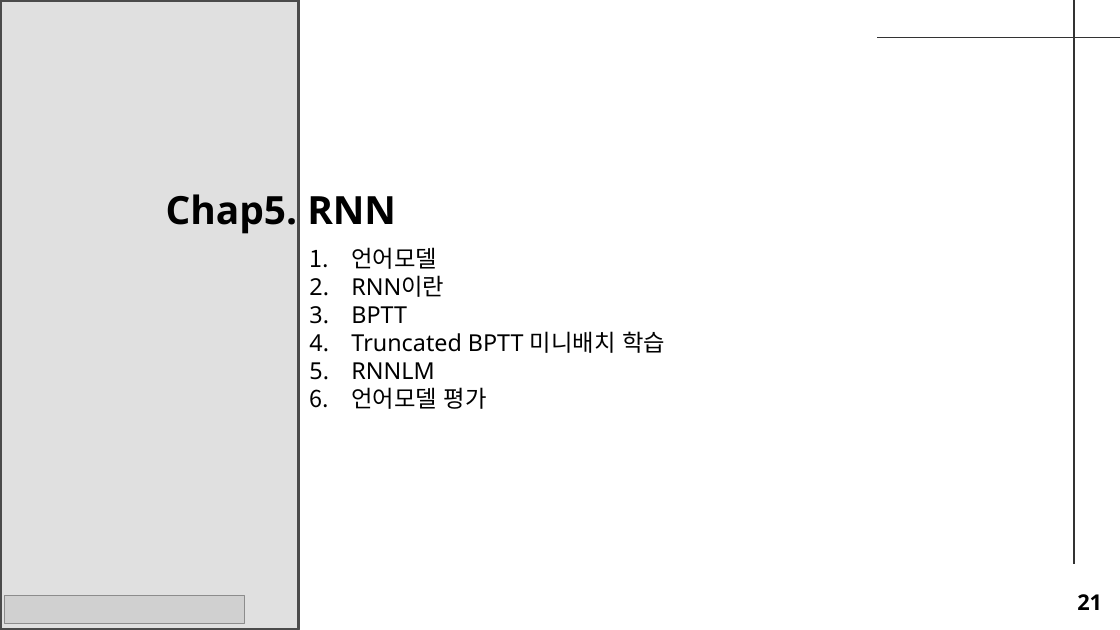
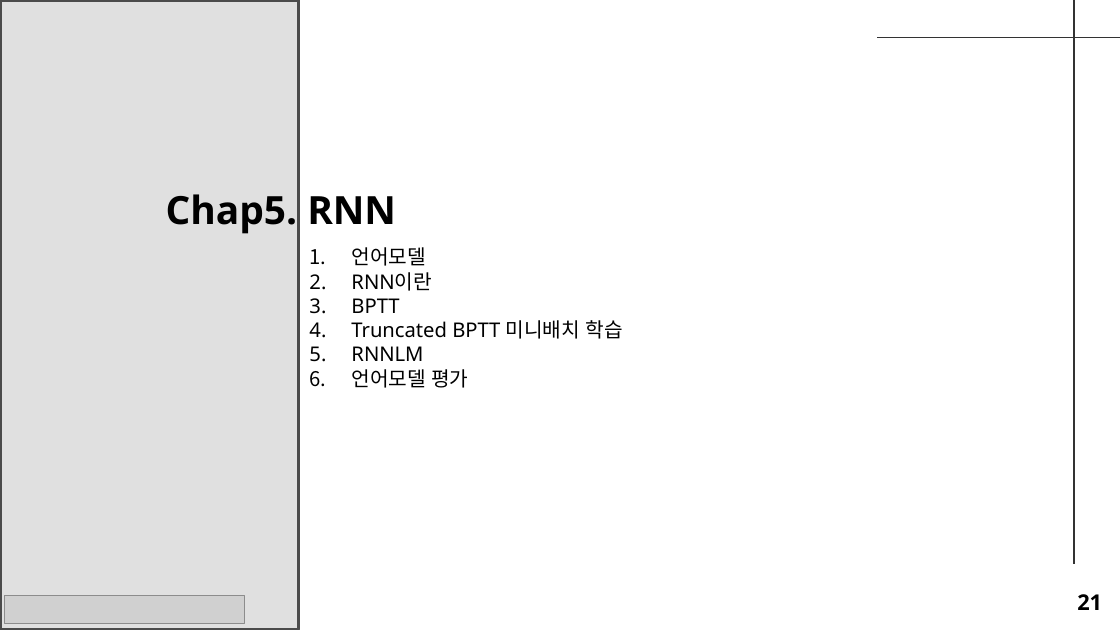
Before and after one commit to seungdeng/Deep-Learning-from-Scratch, a slide deck: slide 21 of study/발표자료/20250220_밑딥2_이승건_chap2345발표자료_NotoSans.pptx. Drawn at 1120x630 pixels with LibreOffice and Linux fonts; fonts in the diff are those of the drawing; grey boxes stand for pictures. Boxes give left, top, right and bottom in pixels: in the first picture for what was removed or moved away, otherwise in the second. Text is boxed around its words. In the diff, an @@ line names an element or a change of style, - is before the commit and + after.

```diff
--- a/study/발표자료/20250220_밑딥2_이승건_chap2345발표자료_NotoSans.pptx
+++ b/study/발표자료/20250220_밑딥2_이승건_chap2345발표자료_NotoSans.pptx
@@ text "언어모델" at [351, 247, 622, 388]: size 15 to 13 pt @@
```
Also in this commit, not shown: 14 other slides changed.
